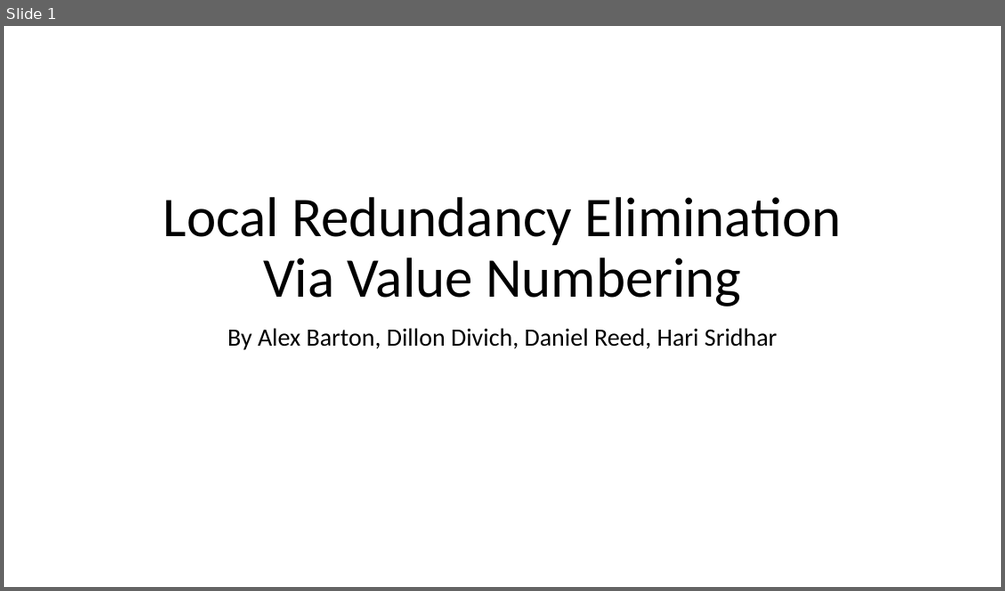
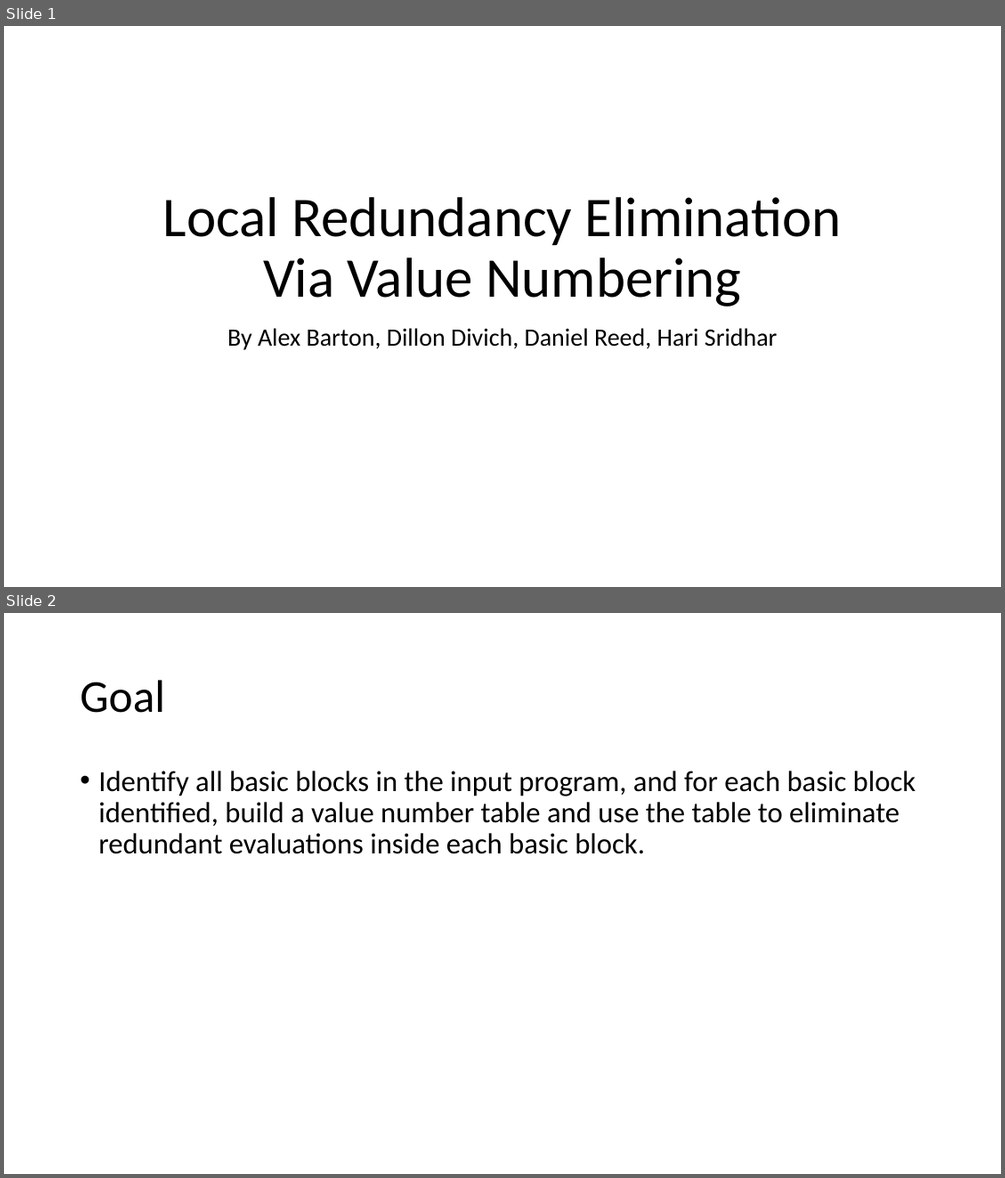
Before and after one commit to dreed4/cs4100-Compiler_Design-Proj4, a slide deck: Compiler Project 4 presentation.pptx. Shown one above the other, each under a label of ours: slide 1 before the commit, slides 1 and 2 after it. The pictures are 1005x591 and 1005x1178 pixels, drawn with LibreOffice and Linux fonts; fonts in the diff are those of the drawing. Boxes give left, top, right and bottom in pixels: in the first picture for what was removed or moved away, otherwise in the second. Text is boxed around its words. In the diff, an @@ line names an element or a change of style, - is before the commit and + after.

```diff
--- a/Compiler Project 4 presentation.pptx
+++ b/Compiler Project 4 presentation.pptx
@@ slide 2 added at (4,613,1001,1174), background #FFFFFF @@
@@ title added at (80,680,165,713), 44 pt, text #000000 @@
+Goal
@@ text added at (98,771,915,854), 28 pt, text #000000 @@
+• Identify all basic blocks in the input program, and for each basic block identified, build a value number table and use the table to eliminate redundant evaluations inside each basic block.
```
Also in this commit, not shown: 1 other slide added, 1 slide removed.
